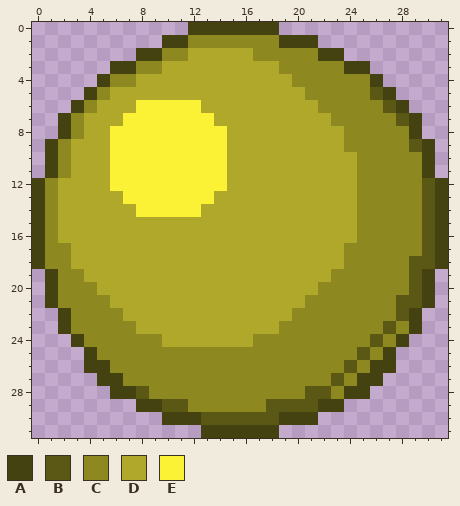
File history of a pixel-art sprite, Assets/Sprites/UI/Sliders/Knob.png. Above, as it was before the edit.
The file is 32x32 pixels. Colours within 5 levels of each other are drawn and written as one.
Palette (. is transparent): A #444211  B #5b5816  C #8e8821  D #afa82b  E #fbf236
Pixels before, first column x 0:
 0 ............AAAAAAA.............
 1 ..........AACCCCCCCAAA..........
 2 ........AACCDDDDDCCCCCAA........
 3 ......AACCDDDDDDDDDCCCCCAA......
 4 .....ACCDDDDDDDDDDDDCCCCCCA.....
 5 ....ACDDDDDDDDDDDDDDDCCCCCBA....
 6 ...ACDDDEEEEEDDDDDDDDDCCCCCBA...
 7 ..ACDDDEEEEEEEDDDDDDDDDCCCCCBA..
 8 ..ACDDEEEEEEEEEDDDDDDDDDCCCCCA..
 9 .ACDDDEEEEEEEEEDDDDDDDDDCCCCCBA.
10 .ACDDDEEEEEEEEEDDDDDDDDDDCCCCCA.
11 .ACDDDEEEEEEEEEDDDDDDDDDDCCCCCA.
12 ACDDDDEEEEEEEEEDDDDDDDDDDCCCCCBA
13 ACDDDDDEEEEEEEDDDDDDDDDDDCCCCCBA
14 ACDDDDDDEEEEEDDDDDDDDDDDDCCCCCBA
15 ACDDDDDDDDDDDDDDDDDDDDDDDCCCCCBA
16 ACDDDDDDDDDDDDDDDDDDDDDDDCCCCCBA
17 ACCDDDDDDDDDDDDDDDDDDDDDCCCCCCBA
18 ACCDDDDDDDDDDDDDDDDDDDDDCCCCCBBA
19 .ACCDDDDDDDDDDDDDDDDDDDCCCCCCBA.
20 .ACCCDDDDDDDDDDDDDDDDDCCCCCCCBA.
21 .ACCCCDDDDDDDDDDDDDDDCCCCCCCBBA.
22 ..ACCCCDDDDDDDDDDDDDCCCCCCCCBA..
23 ..ACCCCCDDDDDDDDDDDCCCCCCCCBCA..
24 ...ACCCCCCDDDDDDDCCCCCCCCCBCA...
25 ....ACCCCCCCCCCCCCCCCCCCCBCA....
26 ....AACCCCCCCCCCCCCCCCCCBCAA....
27 .....AACCCCCCCCCCCCCCCCBCAA.....
28 ......AABCCCCCCCCCCCCBBCAA......
29 ........AABBCCCCCCBBBBAA........
30 ..........AAABBBBBBAAA..........
31 .............AAAAAA.............
The result:
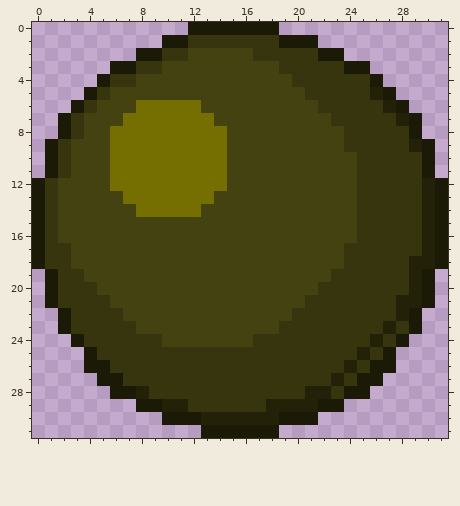
What changed:
Colour A changes from #444211 to #1b1a06.
Colour B changes from #5b5816 to #232209.
Colour C changes from #8e8821 to #37350d.
Colour D changes from #afa82b to #444211.
Colour E changes from #fbf236 to #756f02.
